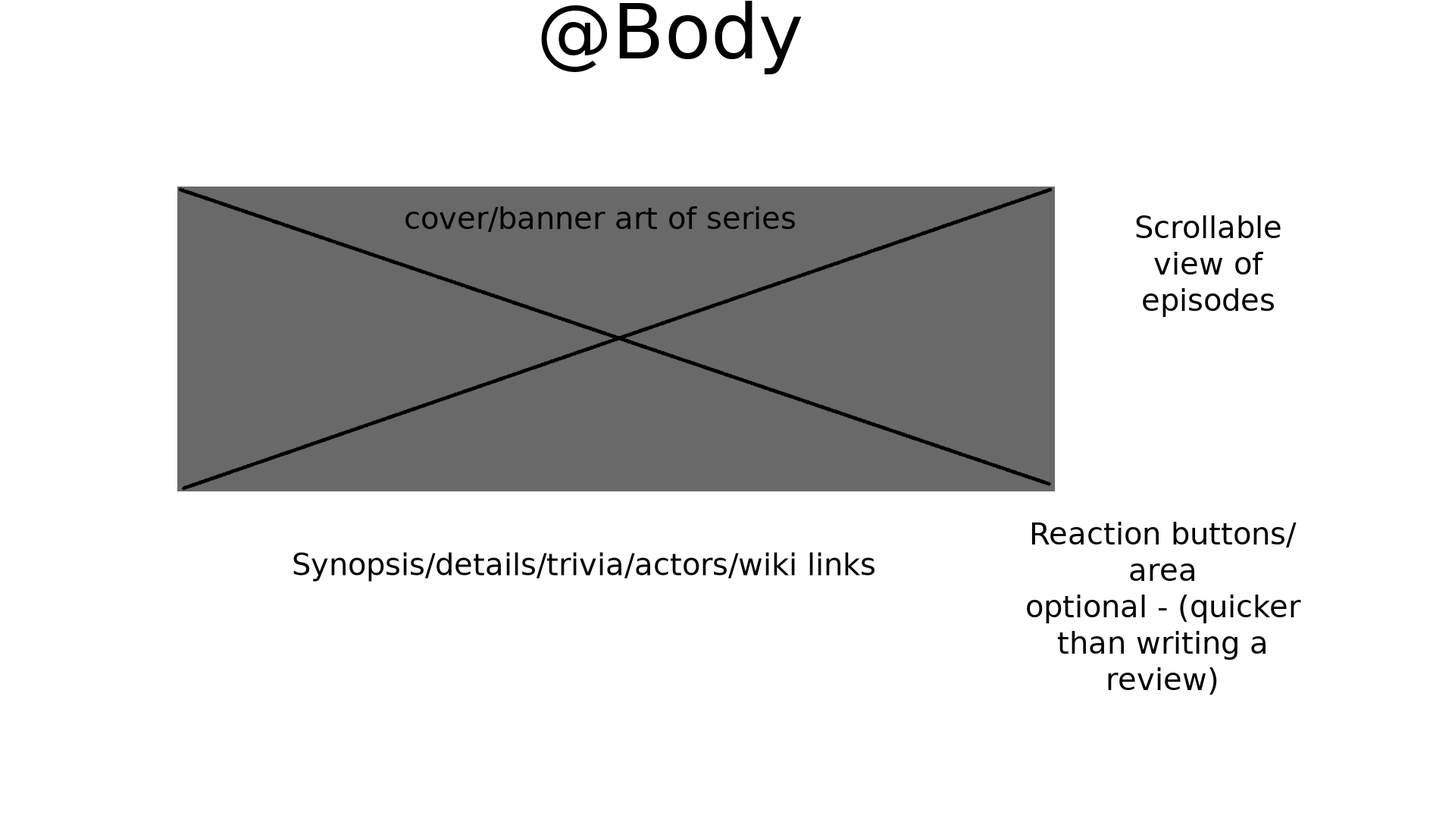
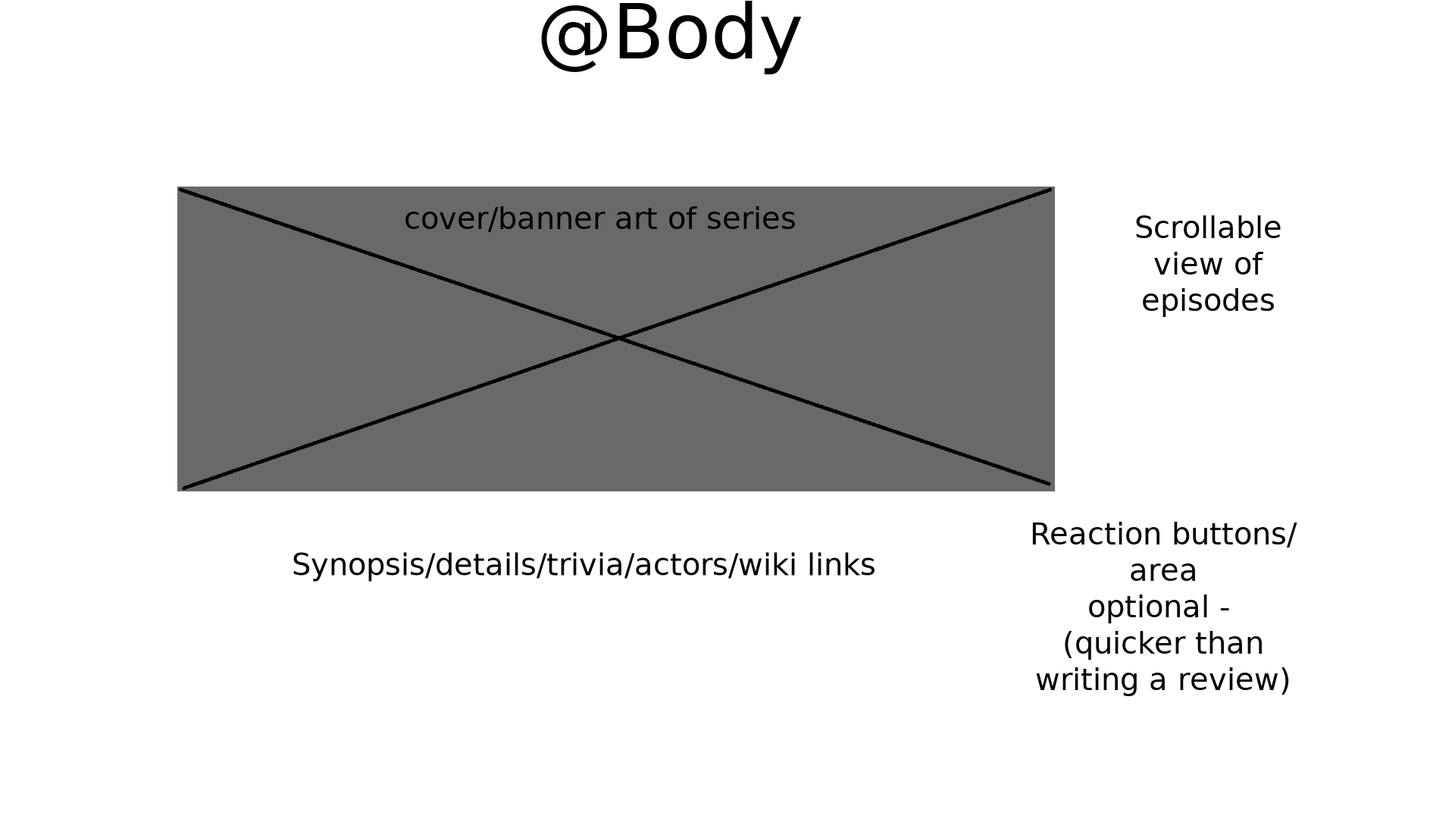
Layered file, before and after one edit (1455×819). Changes by layer:
painted on "Reaction buttons/area ..." over [1027, 521, 1302, 696]
